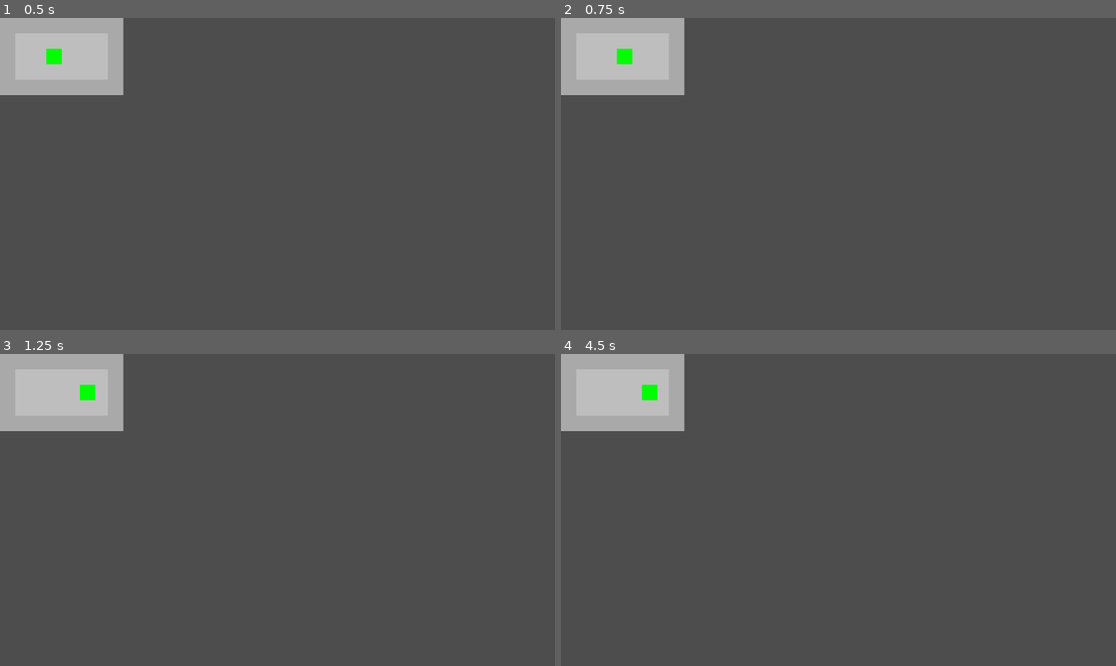
Above: before the commit, frames 1-4 (two rows, left to right).
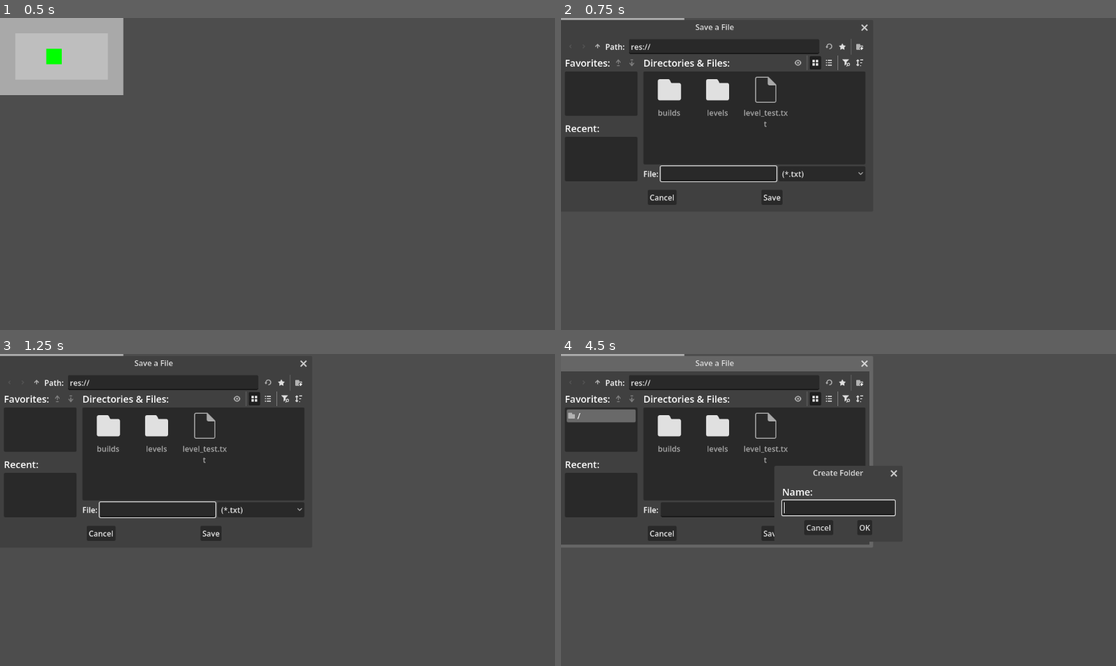
Above: after the commit, the same moments.

Repository: raultm/learn-godot
Game: Godot game, scene res://Level2DTopDown.tscn
Two runs of this game, one before a commit and one after it. Both use one fixed random seed, a clock stepped at 60 frames per second and the inputs below.
Inputs (mouse positions are in pixels of both pictures, inside the frame that each line leads up to):
- Up to frame 1 (0.5 s): no input
- Up to frame 2 (0.75 s): tap Enter at 0.5 s; hold Right (ui_right) from 0.53 s (still down); tap L at 0.6 s
- Up to frame 3 (1.25 s): keep holding Right (ui_right)
- Up to frame 4 (4.5 s): release Right (ui_right) at 1.25 s; click (599, 382) at 1.27 s; click (599, 382) at 2.02 s; click (827, 382) at 2.77 s; click (844, 382) at 3.52 s; click (860, 382) at 4.27 s

Frame 1 is identical in both runs. In frame 2, 23% of the frame differs, in the area x 0-56%, y 0-60%; in frame 3, 23%; in frame 4, 24%, in the area x 0-61%, y 0-62%.

Commit message:
feat: :sparkles: posibilidad de cargar nivel desde seleccion de archivo pulsando L

Diff:
--- a/level_2d_top_down.gd
+++ b/level_2d_top_down.gd
@@ -5,6 +5,7 @@
 
 var grid := []
 var player : CharacterBody2D  # cambiar a CharacterBody2D
+var file_dialog : FileDialog
 
 func _ready():
 	if level_path == "":
@@ -13,6 +14,27 @@
 
 	load_level(level_path)
 	build_level()
+
+	# Crear el FileDialog
+	file_dialog = FileDialog.new()
+	file_dialog.filters = ["*.txt"]
+	file_dialog.file_selected.connect(_on_file_selected)
+	add_child(file_dialog)
+
+func _input(event):
+	if event is InputEventKey and event.keycode == KEY_L and event.pressed:
+		file_dialog.popup()
+
+func _on_file_selected(path):
+	clear_level()
+	load_level(path)
+	build_level()
+
+func clear_level():
+	for child in get_children():
+		if child != file_dialog:
+			child.queue_free()
+	player = null  # resetear el player
 
 func load_level(path):
 	if not FileAccess.file_exists(path):
Not shown, added: level_test.txt
